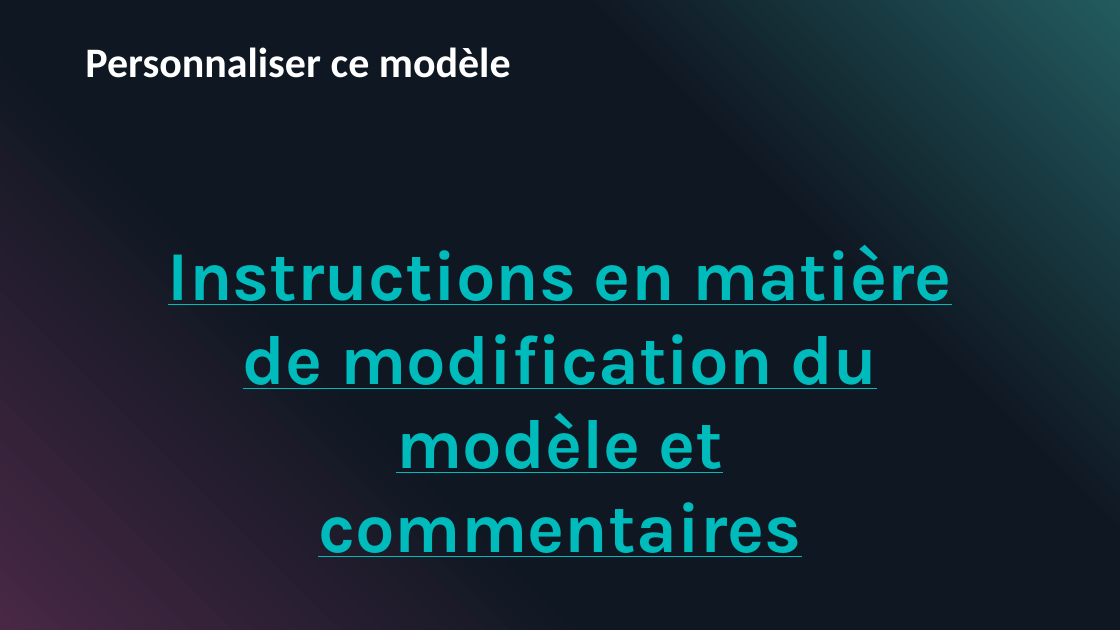
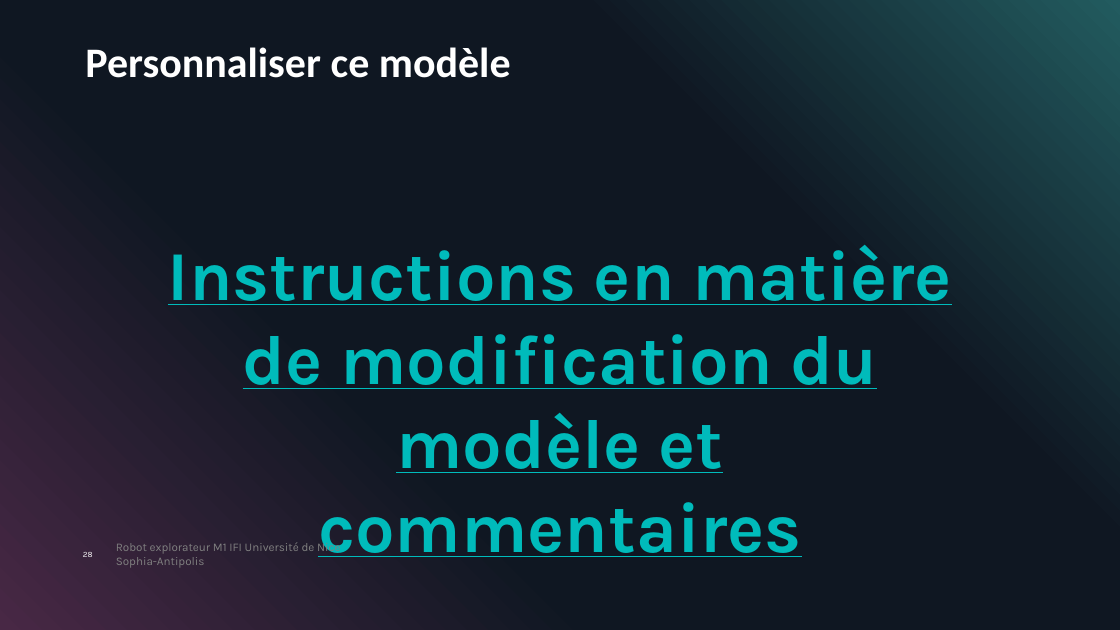
Before and after one commit to ChloeMaccarinelli/TER_M1_S2, a slide deck: slide 28 of doc/Diapo_LOTFI_MACCARINELLI_MARION.pptx. Drawn at 1120x630 pixels with LibreOffice and Linux fonts; fonts in the diff are those of the drawing. Boxes give left, top, right and bottom in pixels: in the first picture for what was removed or moved away, otherwise in the second. Text is boxed around its words. In the diff, an @@ line names an element or a change of style, - is before the commit and + after.

```diff
--- a/doc/Diapo_LOTFI_MACCARINELLI_MARION.pptx
+++ b/doc/Diapo_LOTFI_MACCARINELLI_MARION.pptx
@@ page number added at [83, 552, 93, 557], 7 pt, text #FFFFFF @@
+28
@@ text added at [116, 540, 340, 568], 10 pt, text #808080 @@
+Robot explorateur M1 IFI Université de Nice Sophia-Antipolis
```
Also in this commit, not shown: 25 other slides changed, 1 other file.
